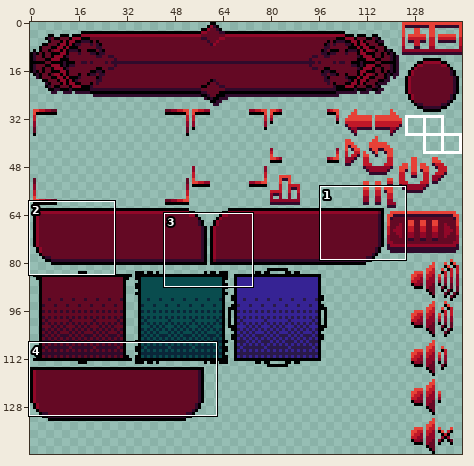
Sprite sheet: Assets/Sprites/ButtonsUI.png. Above, an overview of the earlier version with the close-up marked.
Close-up. The starting point:
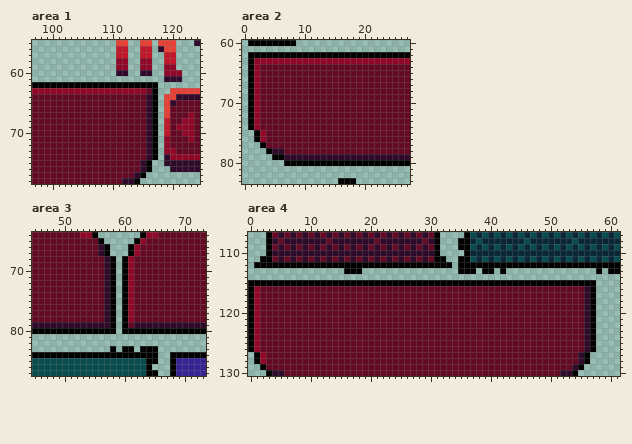
The file is 144x144 pixels. Shown: area 1: x 97..124, y 55..78; area 2: x 0..27, y 60..83; area 3: x 45..73, y 64..87; area 4: x 0..61, y 107..130.
And afterwards:
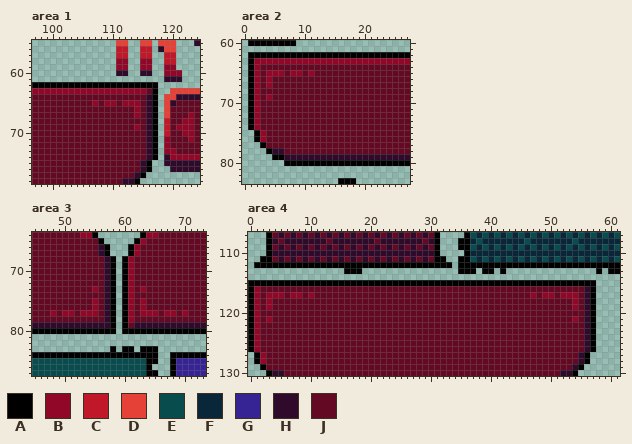
Palette (. is transparent): A #000000  B #910728  C #c01828  D #e64137  E #094c4e  F #0a2639  G #362394  H #300a2b  J #640924
Difference:
--- area 1
@@ x 105..116 @@
 64 JJJJJJJJJJJH
-65 JJJJJJJJJJJH
-66 JJJJJJJJJJJH
-67 JJJJJJJJJJJH
+65 JJBJBBJBBBJH
+66 JJJJJJJJJBJH
+67 JJJJJJJJJBJH
 68 JJJJJJJJJJJH
-69 JJJJJJJJJJJH
+69 JJJJJJJJJBJH
 70 JJJJJJJJJJJH
--- area 2
@@ x 2..13 @@
 64 BJJJJJJJJJJJ
-65 BJJJJJJJJJJJ
-66 BJJJJJJJJJJJ
-67 BJJJJJJJJJJJ
+65 BJBBBJBBJBJJ
+66 BJBJJJJJJJJJ
+67 BJBJJJJJJJJJ
 68 BJJJJJJJJJJJ
-69 BJJJJJJJJJJJ
+69 BJBJJJJJJJJJ
 70 BJJJJJJJJJJJ
--- area 3
@@ x 45..73 @@
 72 JJJJJJJJJJJJHA.ABJJJJJJJJJJJJ
-73 JJJJJJJJJJJJHA.ABJJJJJJJJJJJJ
+73 JJJJJJJJJJBJHA.ABJBJJJJJJJJJJ
 74 JJJJJJJJJJJJHA.ABJJJJJJJJJJJJ
-75 JJJJJJJJJJJJHA.ABJJJJJJJJJJJJ
-76 JJJJJJJJJJJJHA.ABJJJJJJJJJJJJ
-77 JJJJJJJJJJJJHA.ABJJJJJJJJJJJJ
+75 JJJJJJJJJJBJHA.ABJBJJJJJJJJJJ
+76 JJJJJJJJJJBJHA.ABJBJJJJJJJJJJ
+77 JJJBJBBJBBBJHA.ABJBBBJBBJBJJJ
 78 JJJJJJJJJJJJHA.ABJJJJJJJJJJJJ
--- area 4
@@ x 0..61 @@
 116 ABJJJJJJJJJJJJJJJJJJJJJJJJJJJJJJJJJJJJJJJJJJJJJJJJJJJJJJHA....
-117 ABJJJJJJJJJJJJJJJJJJJJJJJJJJJJJJJJJJJJJJJJJJJJJJJJJJJJJJHA....
-118 ABJJJJJJJJJJJJJJJJJJJJJJJJJJJJJJJJJJJJJJJJJJJJJJJJJJJJJJHA....
-119 ABJJJJJJJJJJJJJJJJJJJJJJJJJJJJJJJJJJJJJJJJJJJJJJJJJJJJJJHA....
+117 ABJBBBJBBJBJJJJJJJJJJJJJJJJJJJJJJJJJJJJJJJJJJJJBJBBJBBBJHA....
+118 ABJBJJJJJJJJJJJJJJJJJJJJJJJJJJJJJJJJJJJJJJJJJJJJJJJJJJBJHA....
+119 ABJBJJJJJJJJJJJJJJJJJJJJJJJJJJJJJJJJJJJJJJJJJJJJJJJJJJBJHA....
 120 ABJJJJJJJJJJJJJJJJJJJJJJJJJJJJJJJJJJJJJJJJJJJJJJJJJJJJJJHA....
-121 ABJJJJJJJJJJJJJJJJJJJJJJJJJJJJJJJJJJJJJJJJJJJJJJJJJJJJJJHA....
+121 ABJBJJJJJJJJJJJJJJJJJJJJJJJJJJJJJJJJJJJJJJJJJJJJJJJJJJBJHA....
 122 ABJJJJJJJJJJJJJJJJJJJJJJJJJJJJJJJJJJJJJJJJJJJJJJJJJJJJJJHA....
Where, in picture pixels (left, top, right, bottom), the same in both close-ups:
changed: (92, 100, 140, 130)
changed: (266, 70, 314, 100)
changed: (50, 286, 98, 316)
changed: (140, 286, 188, 316)
changed: (266, 292, 314, 322)
changed: (530, 292, 578, 322)
